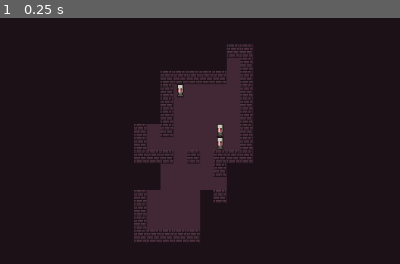
Above: before the commit, frame 1.
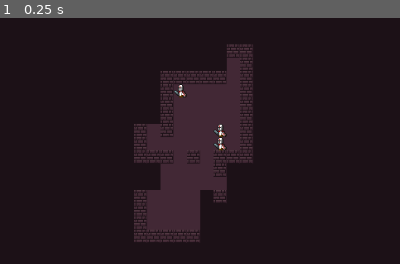
Above: after the commit, the same moment.

Repository: dyerw/ad-infernum
Game: Godot game, scene res://Game.tscn
Two runs of this game, one before a commit and one after it. Both use one fixed random seed, a clock stepped at 60 frames per second and the inputs below.
Inputs:
- Up to frame 1 (0.25 s): no input
The pictures show only the part of the screen within x 10-60%, y 0-50%; the shares and areas given below are measured in that part.

The runs differ from the first frame. In frame 1, 0.3% of the frame differs, in the area x 43-57%, y 26-54%.

Commit message:
Add custom crusader sprite

Diff:
--- a/scenes/Entity.tscn
+++ b/scenes/Entity.tscn
@@ -2,7 +2,7 @@
 
 [ext_resource path="res://scenes/Entity.gd" type="Script" id=1]
 [ext_resource path="res://scenes/ClickableArea2D.gd" type="Script" id=2]
-[ext_resource path="res://dungeon_tiles.png" type="Texture" id=3]
+[ext_resource path="res://crusader.png" type="Texture" id=3]
 [ext_resource path="res://audio/move.wav" type="AudioStream" id=4]
 [ext_resource path="res://scenes/MoveAudio.gd" type="Script" id=5]
 [ext_resource path="res://audio/take_damage.wav" type="AudioStream" id=6]
@@ -22,7 +22,6 @@
 [node name="EntitySprite" type="Sprite" parent="ClickableArea2D"]
 texture = ExtResource( 3 )
 centered = false
-region_enabled = true
 region_rect = Rect2( 48, 96, 16, 16 )
 
 [node name="ClickableCollisionShape2D" type="CollisionShape2D" parent="ClickableArea2D"]
--- a/scenes/UnitDisplay.tscn
+++ b/scenes/UnitDisplay.tscn
@@ -5,6 +5,7 @@
 [ext_resource path="res://fonts/Pixellari.tres" type="DynamicFont" id=3]
 
 [node name="UnitDisplay" type="Control"]
+editor/display_folded = true
 anchor_right = 1.0
 anchor_bottom = 1.0
 margin_right = -874.0
Binary file added: crusader.aseprite
Binary file added: crusader.png
Not shown, added: crusader.png.import
